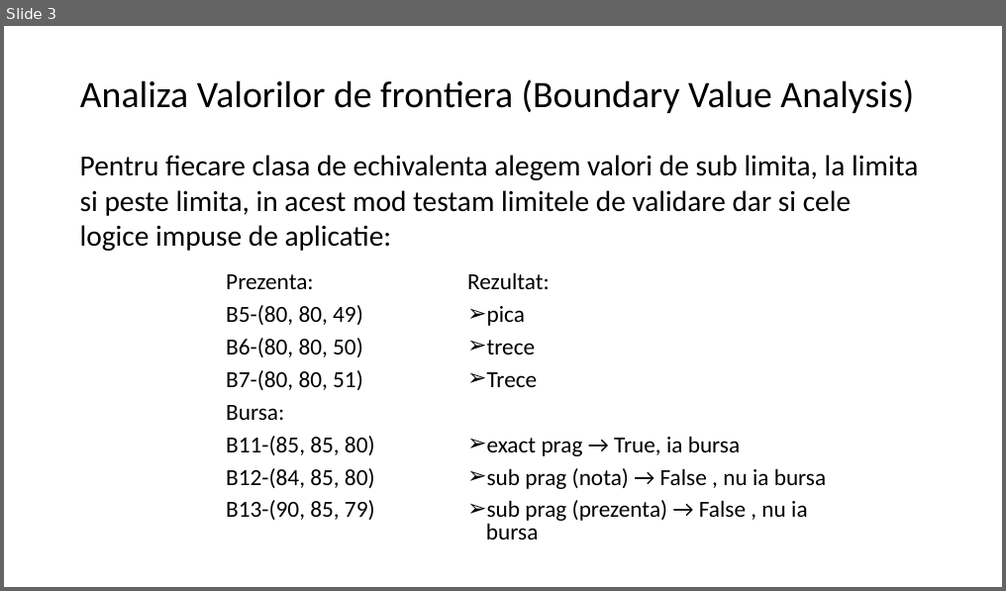
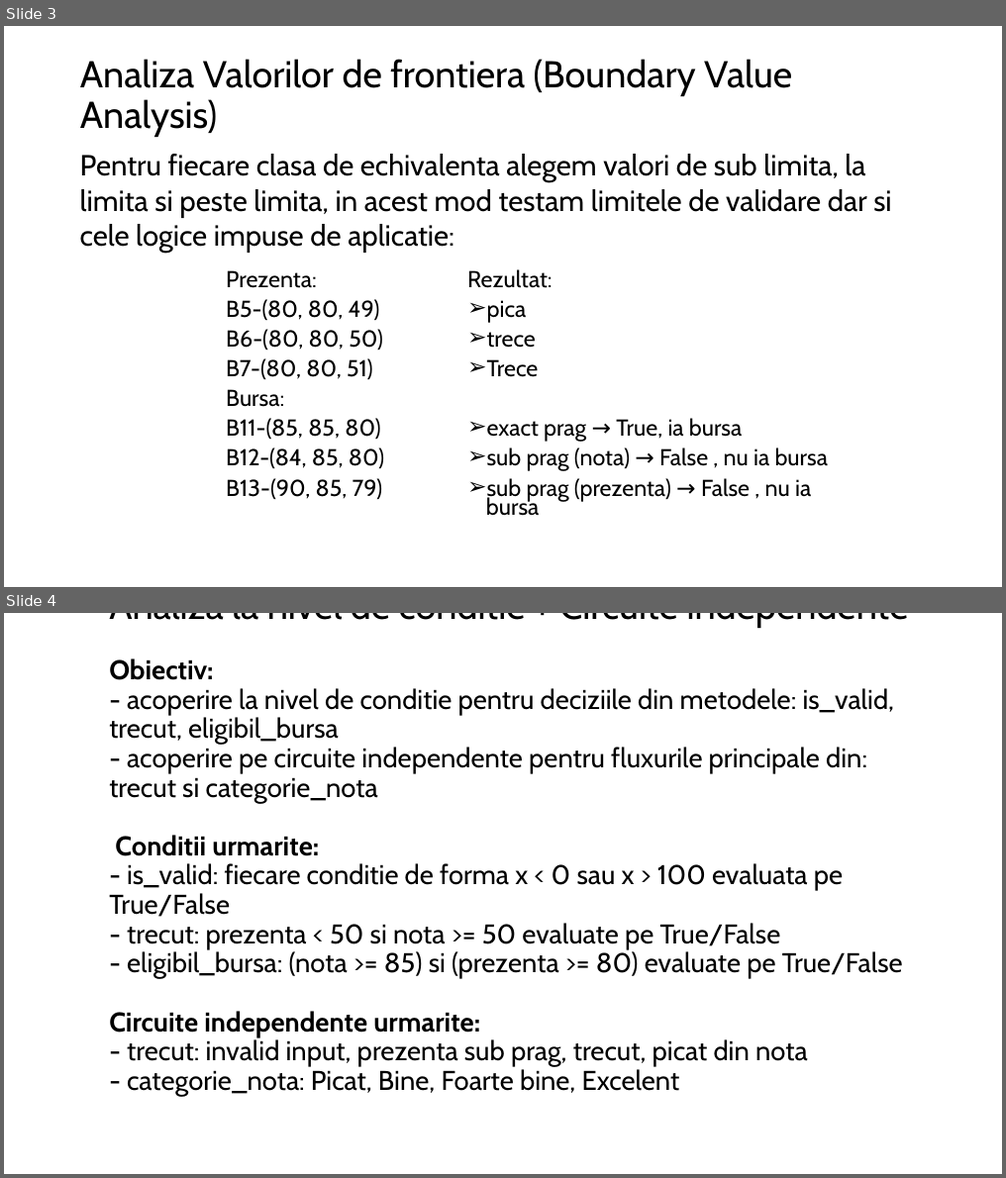
Before and after one commit to BalaurSebastian/TSSProiect, a slide deck: PrezentareProiect.pptx. Shown one above the other, each under a label of ours: slide 3 before the commit, slides 3 and 4 after it. The pictures are 1006x591 and 1006x1178 pixels, drawn with LibreOffice and Linux fonts; fonts in the diff are those of the drawing. Boxes give left, top, right and bottom in pixels: in the first picture for what was removed or moved away, otherwise in the second. Text is boxed around its words. In the diff, an @@ line names an element or a change of style, - is before the commit and + after.

Commit message:
Adaugare teste la nivel de conditie + circuite independente

```diff
--- a/PrezentareProiect.pptx
+++ b/PrezentareProiect.pptx
@@ slide 4 added at <box>4,613,1002,1174</box>, background #FFFFFF @@
@@ title added at <box>109,688,903,1096</box>, 26.1 pt, text #000000 @@
+Analiza la nivel de conditie + Circuite independente
+Obiectiv:
+- acoperire la nivel de conditie pentru deciziile din metodele: is_valid, trecut, eligibil_bursa
+- acoperire pe circuite independente pentru fluxurile principale din: trecut si categorie_nota
+Conditii urmarite:
+- is_valid: fiecare conditie de forma x < 0 sau x > 100 evaluata pe True/False
+- trecut: prezenta < 50 si nota >= 50 evaluate pe True/False
+- eligibil_bursa: (nota >= 85) si (prezenta >= 80) evaluate pe True/False
+Circuite independente urmarite:
+- trecut: invalid input, prezenta sub prag, trecut, picat din nota
+- categorie_nota: Picat, Bine, Foarte bine, Excelent
@@ slide 3 changed as well @@
@@ title "Analiza Valorilor de frontiera (Boundary ..." at <box>80,59,792,137</box>: font Calibri to Cabin @@
@@ text "Pentru fiecare clasa de echivalenta ..." at <box>80,154,891,253</box>: font Calibri to Cabin @@
@@ text "Prezenta:" at <box>226,271,384,500</box>: font Calibri to Cabin; line spacing 0.8 to 0.7 @@
@@ text "Rezultat:" at <box>467,270,828,516</box>: font Calibri to Cabin; line spacing 0.8 to 0.7 @@
```
Also in this commit, not shown: 2 other slides changed, 1 other file.
